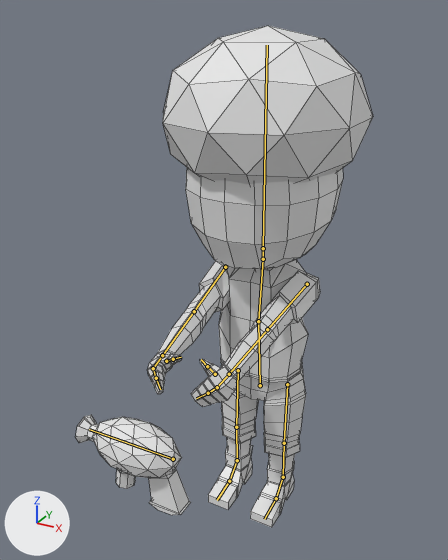
An edit to the Blender file 3D Blender Models/Playable Characters/CoopYellowCharacter.blend, drawn before and after from the same camera.
The view is the same before and after, from a camera (50 mm lens) standing at (6.92, -14.91, 14.85) and looking at (-0.52, -1.38, 8.09). Arrows for +X, +Y and +Z are at lower left; the lights stay in place. The bones that bend it are drawn over the model as lines. Mesh edges are drawn as thin lines.

The first picture shows 'Cube', 'Gun'.
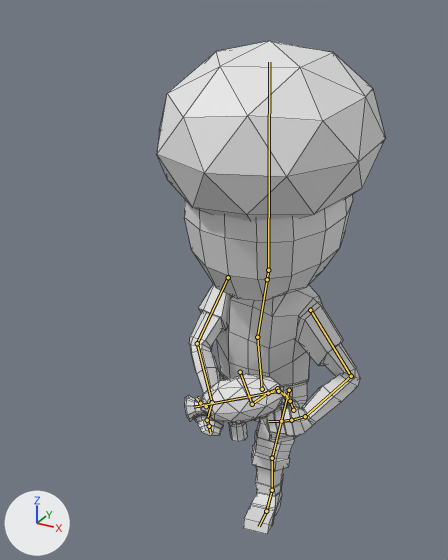
The newer file adds an action. The first version stands in its rest pose; the second is drawn at frame 1 of the action 'MoveCycleBackwards'.

The edits, one by one:
Bone 'Stomach' (bone_stomach) moves from (0.0, 0.0, 0.0) to (-0.07, -0.1, -0.01).
Bone 'Stomach' (bone_stomach) turns from (0, 0, 0) to (-13, -1, 4) degrees about its own x, y and z.
Bone 'Chest' (bone_chest) turns from (0, 0, 0) to (-4, -1, -5) degrees about its own x, y and z.
Bone 'Head' (bone_head) turns from (0, 0, 0) to (2, 1, -7) degrees about its own x, y and z.
Bone 'Upper Arm.L' (bone_upper_arm_l) turns from (0, 0, 0) to (-8, -8, -47) degrees about its own x, y and z.
Bone 'Lower Arm.L' (bone_lower_arm_l) turns from (0, 0, 0) to (-24, 5, -47) degrees about its own x, y and z.
Bone 'Hand.L' (bone_hand_l) turns from (0, 0, 0) to (20, -4, -25) degrees about its own x, y and z.
Bone 'Thumb02.L' (bone_thumb02_l) turns from (0, 0, 0) to (-19, 21, 11) degrees about its own x, y and z.
Bone 'Upper Arm.R' (bone_upper_arm_r) turns from (0, 0, 0) to (-15, -38, -44) degrees about its own x, y and z.
Bone 'Lower Arm.R' (bone_lower_arm_r) turns from (0, 0, 0) to (21, 29, 12) degrees about its own x, y and z.
Bone 'Hand.R.001' (bone_hand_r_001) turns from (0, 0, 0) to (-76, 60, -84) degrees about its own x, y and z.
Bone 'Leg Control.L' (bone_leg_control_l) moves from (0.0, 0.0, 0.0) to (-0.06, 1.09, 0.0).
Bone 'Leg Control.L' (bone_leg_control_l) turns from (0, 0, 0) to (-20, 0, -10) degrees about its own x, y and z.
Bone 'Leg Control.R' (bone_leg_control_r) moves from (0.0, 0.0, 0.0) to (0.09, -2.35, -2.75).
Bone 'Leg Control.R' (bone_leg_control_r) turns from (0, 0, 0) to (124, -3, 7) degrees about its own x, y and z.
Bone 'Weapon' (bone_weapon) moves from (0.0, 0.0, 0.0) to (-0.03, -0.92, -3.46).
Bone 'Weapon' (bone_weapon) turns from (0, 0, 0) to (21, -6, 14) degrees about its own x, y and z.
Bone 'WeaponHandle1' (bone_weaponhandle1) moves from (0.0, 0.0, 0.0) to (-0.35, -0.58, -0.11).
Bone 'WeaponHandle2' (bone_weaponhandle2) moves from (0.0, 0.0, 0.0) to (0.45, -0.79, 0.25).

Where the change shows, as pixel boxes (x1, y1, x2, y2) in the pictures (448 x 560 px):
'Cube', posed
    before: (147, 26, 373, 527)
    after: (157, 41, 385, 534)
'Gun', posed (32% shorter)
    before: (76, 415, 191, 515)
    after: (185, 374, 299, 442)
bone 'Stomach', root to tip
    before: (260, 385) to (258, 321)
    after: (262, 389) to (257, 337)
bone 'Chest', root to tip
    before: (258, 321) to (263, 259)
    after: (257, 337) to (267, 279)
bone 'Head', root to tip
    before: (263, 248) to (267, 45)
    after: (268, 270) to (269, 62)
bone 'Upper Arm.L', root to tip
    before: (307, 284) to (267, 329)
    after: (310, 310) to (351, 376)
bone 'Lower Arm.L', root to tip
    before: (267, 329) to (229, 374)
    after: (351, 376) to (305, 416)
bone 'Hand.L', root to tip
    before: (229, 374) to (217, 387)
    after: (305, 416) to (291, 420)
bone 'Thumb02.L', root to tip
    before: (207, 366) to (201, 359)
    after: (290, 401) to (284, 393)
bone 'Upper Arm.R', root to tip
    before: (225, 267) to (194, 311)
    after: (228, 277) to (197, 343)
bone 'Lower Arm.R', root to tip
    before: (194, 311) to (162, 355)
    after: (197, 343) to (212, 402)
bone 'Hand.R.001', root to tip
    before: (162, 355) to (153, 368)
    after: (212, 402) to (207, 420)
bone 'Weapon', root to tip
    before: (173, 459) to (89, 429)
    after: (278, 391) to (193, 407)
